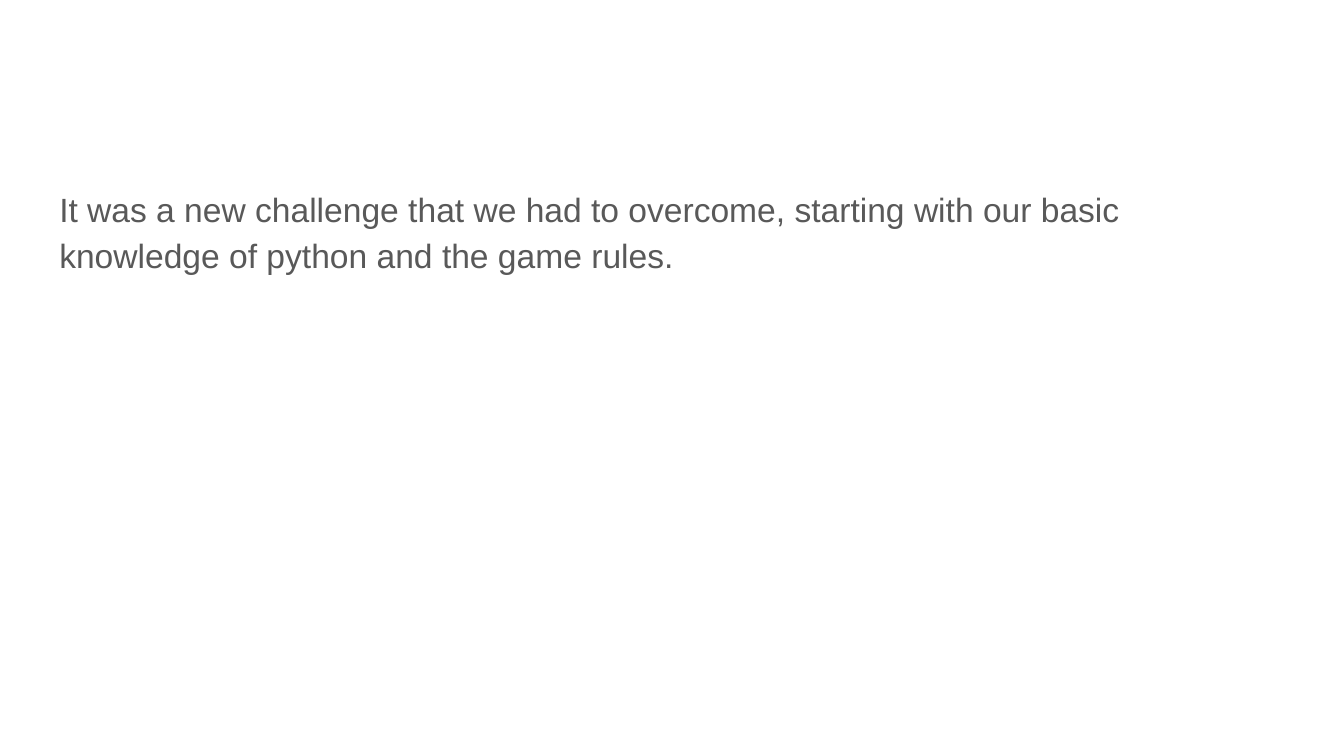
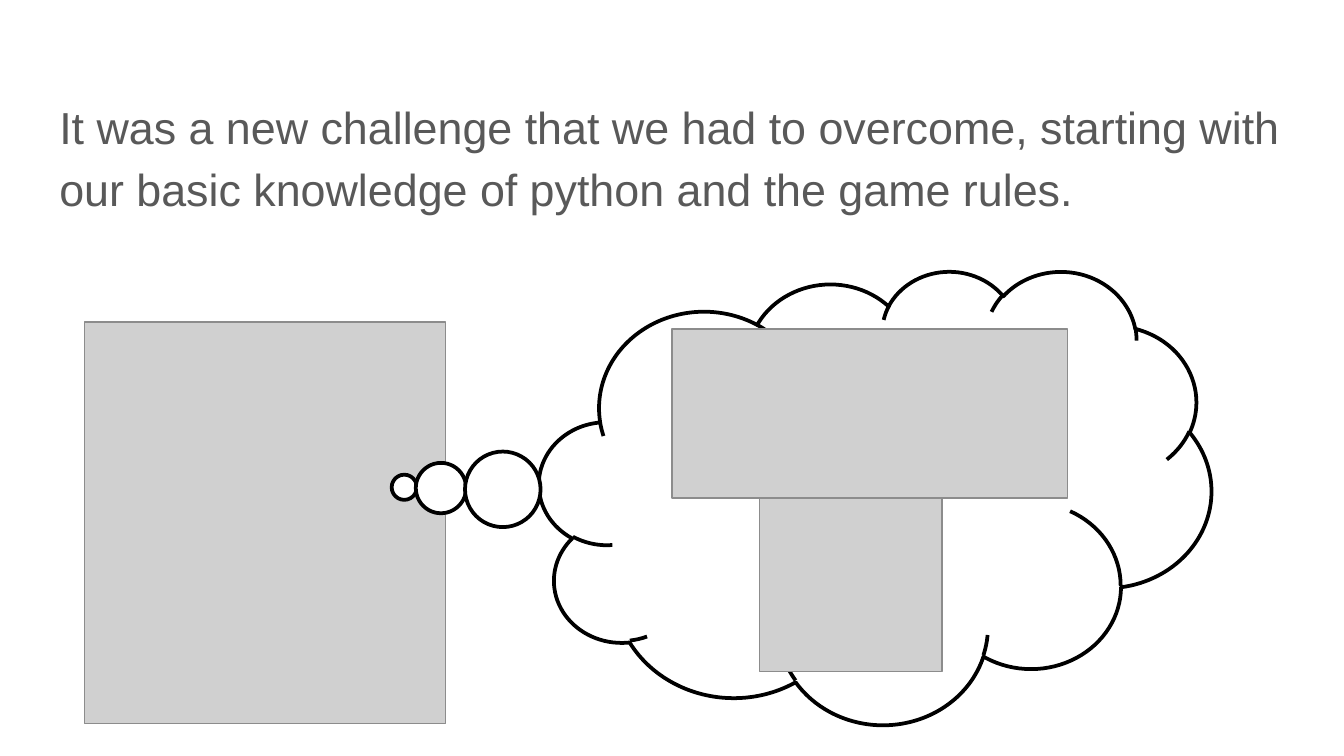
Before and after one commit to yangyaoi/Connect-Four-Project, a slide deck: slide 5 of Documents/Final Presentation/Ilija's Parts.pptx. Drawn at 1344x756 pixels with LibreOffice and Linux fonts; fonts in the diff are those of the drawing; grey boxes stand for pictures. Boxes give left, top, right and bottom in pixels: in the first picture for what was removed or moved away, otherwise in the second. Text is boxed around its words. In the diff, an @@ line names an element or a change of style, - is before the commit and + after.

```diff
--- a/Documents/Final Presentation/Ilija's Parts.pptx
+++ b/Documents/Final Presentation/Ilija's Parts.pptx
@@ text "It was a new challenge ..." moved from (x1=59, y1=197, x2=1119, y2=274) to (x1=59, y1=111, x2=1279, y2=215) @@
@@ text "It was a new challenge ..." at (x1=59, y1=111, x2=1279, y2=215): size 18 to 24 pt @@
@@ thought cloud added at (x1=539, y1=270, x2=1211, y2=723), fill #FFFFFF, outline #000000 2 pt @@
@@ picture added at (x1=85, y1=323, x2=446, y2=724) @@
@@ picture added at (x1=672, y1=329, x2=1067, y2=499) @@
@@ picture added at (x1=759, y1=489, x2=942, y2=672) @@
```
Also in this commit, not shown: 3 other slides changed, 3 slides added, 9 other files.
